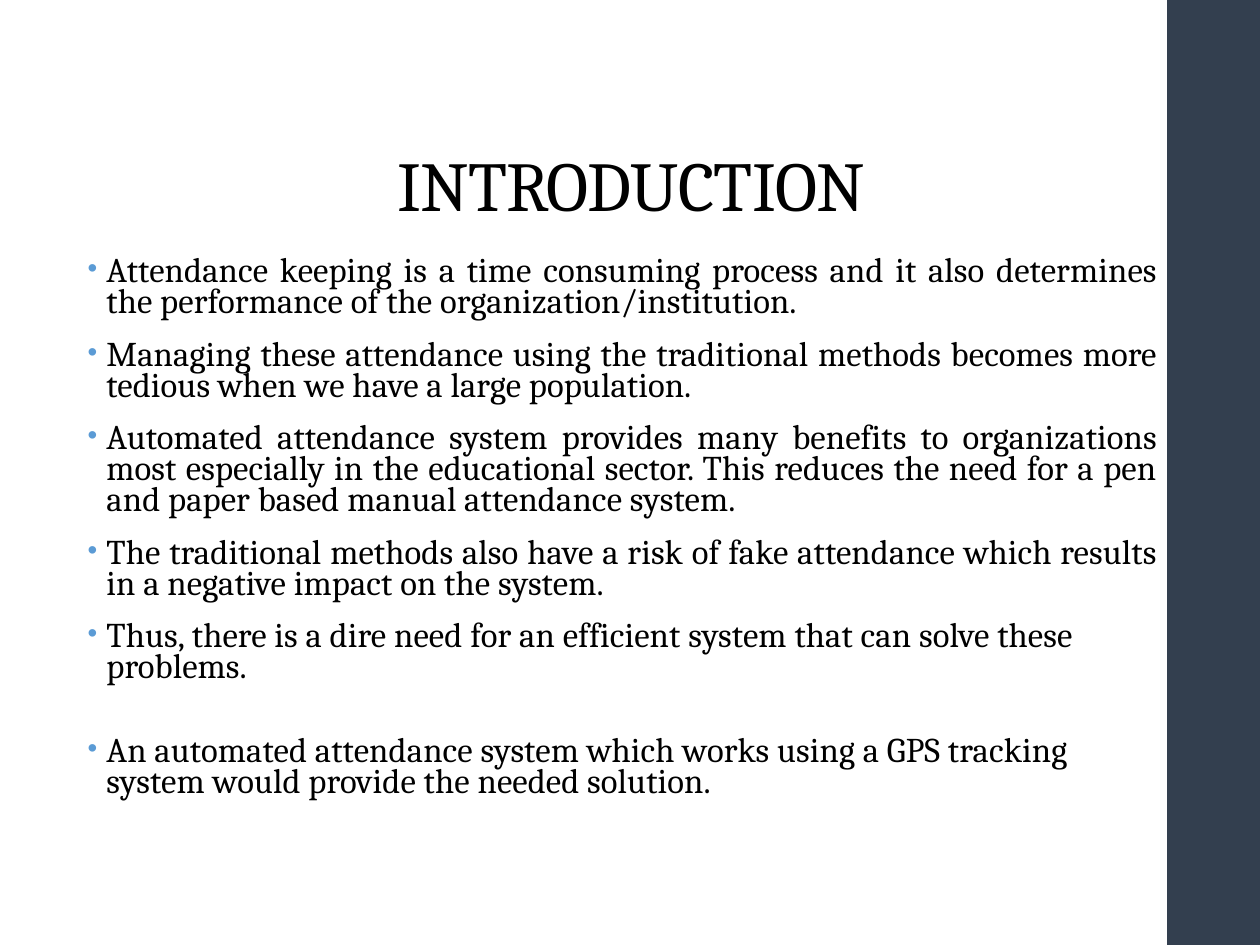
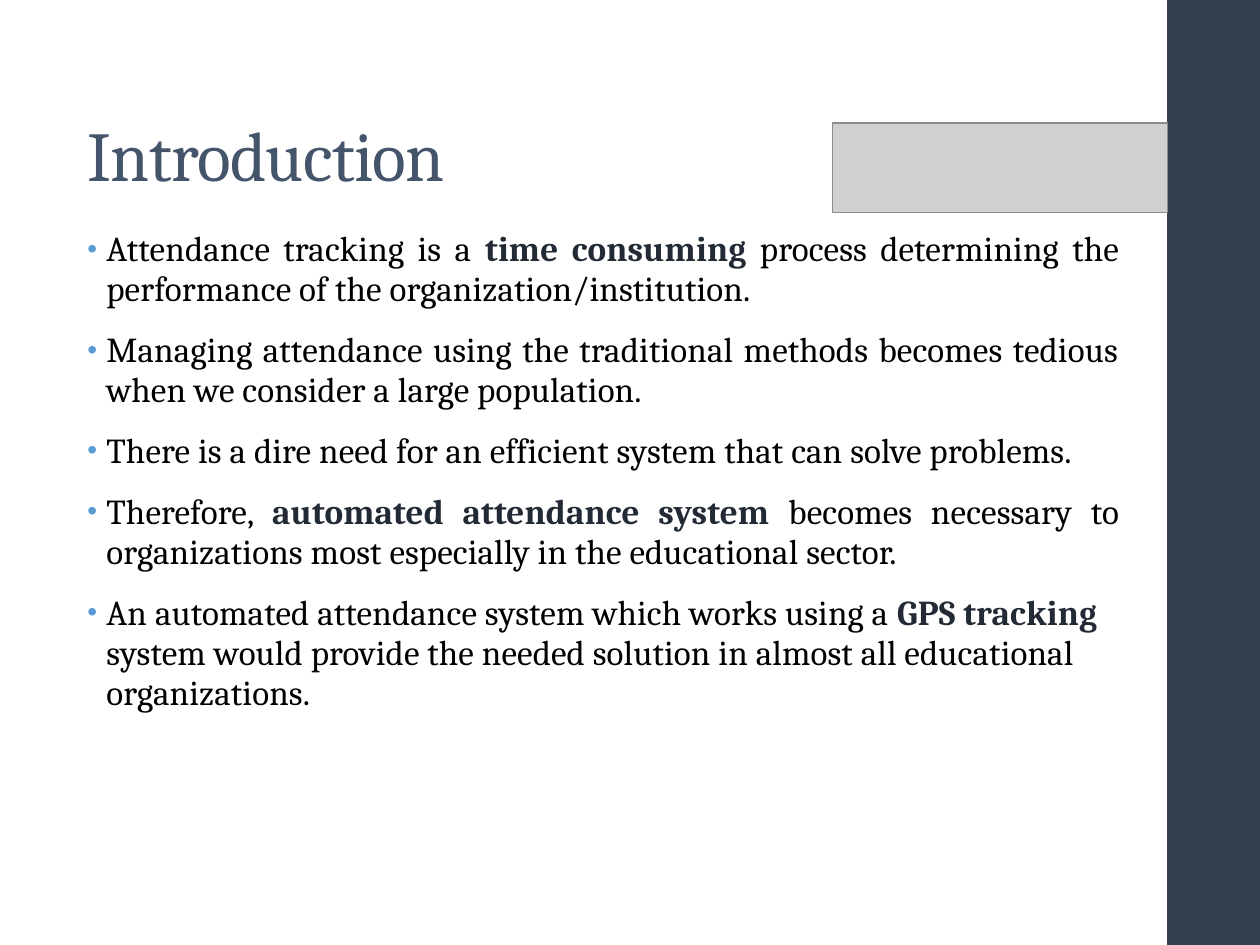
Before and after one commit to nishant-patil-280/Major-Project, a slide deck: slide 3 of docs/major project main ppt.pptx. Drawn at 1260x945 pixels with LibreOffice and Linux fonts; fonts in the diff are those of the drawing; grey boxes stand for pictures. Boxes give left, top, right and bottom in pixels: in the first picture for what was removed or moved away, otherwise in the second. Text is boxed around its words. In the diff, an @@ line names an element or a change of style, - is before the commit and + after.

```diff
--- a/docs/major project main ppt.pptx
+++ b/docs/major project main ppt.pptx
@@ title at box(87, 132, 445, 182): text changed; text colour #000000 to #44546A @@
-INTRODUCTION
+Introduction
@@ picture added at box(833, 123, 1168, 213) @@
@@ text at box(106, 236, 1119, 713): text changed; size 19.8 to 20 pt @@
-• Attendance keeping is a time consuming process and it also determines the performance of the organization/institution.
-• Managing these attendance using the traditional methods becomes more tedious when we have a large population.
-• Automated attendance system provides many benefits to organizations most especially in the educational sector. This reduces the need for a pen and paper based manual attendance system.
-• The traditional methods also have a risk of fake attendance which results in a negative impact on the system.
-• Thus, there is a dire need for an efficient system that can solve these problems.
-• An automated attendance system which works using a GPS tracking system would provide the needed solution.
+• Attendance tracking is a time consuming process determining the performance of the organization/institution.
+• Managing attendance using the traditional methods becomes tedious when we consider a large population.
+• There is a dire need for an efficient system that can solve problems.
+• Therefore, automated attendance system becomes necessary to organizations most especially in the educational sector.
+• An automated attendance system which works using a GPS tracking system would provide the needed solution in almost all educational organizations.
```
Also in this commit, not shown: 3 other slides changed, 6 slides added, 1 slide removed.
